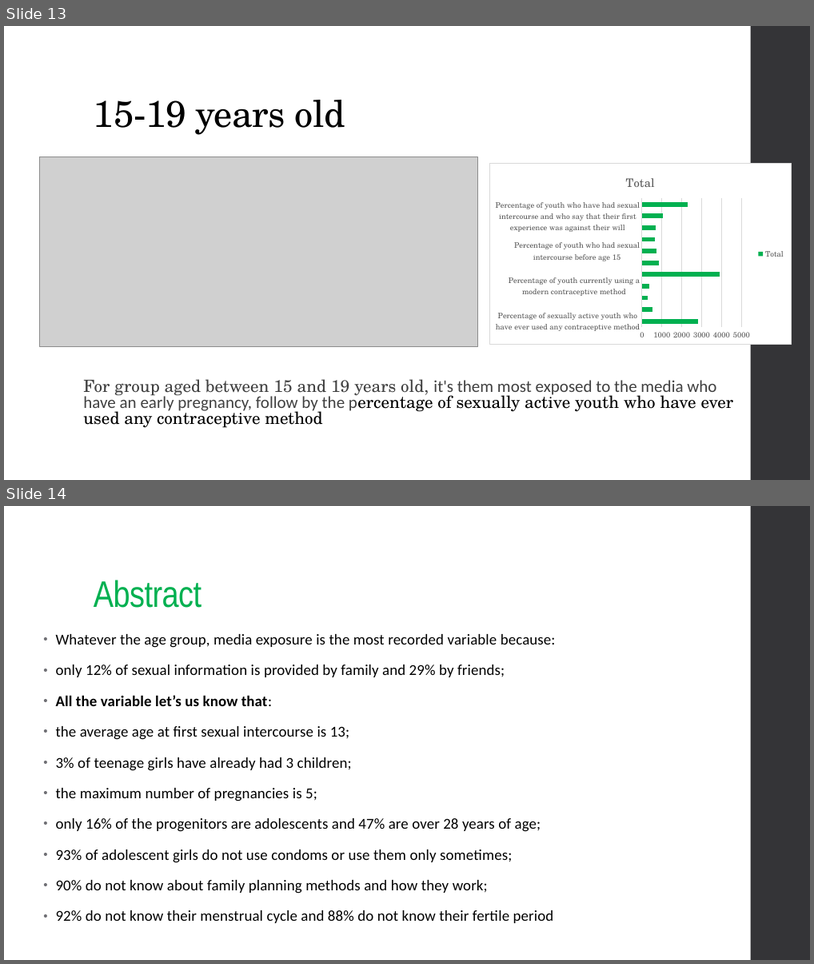
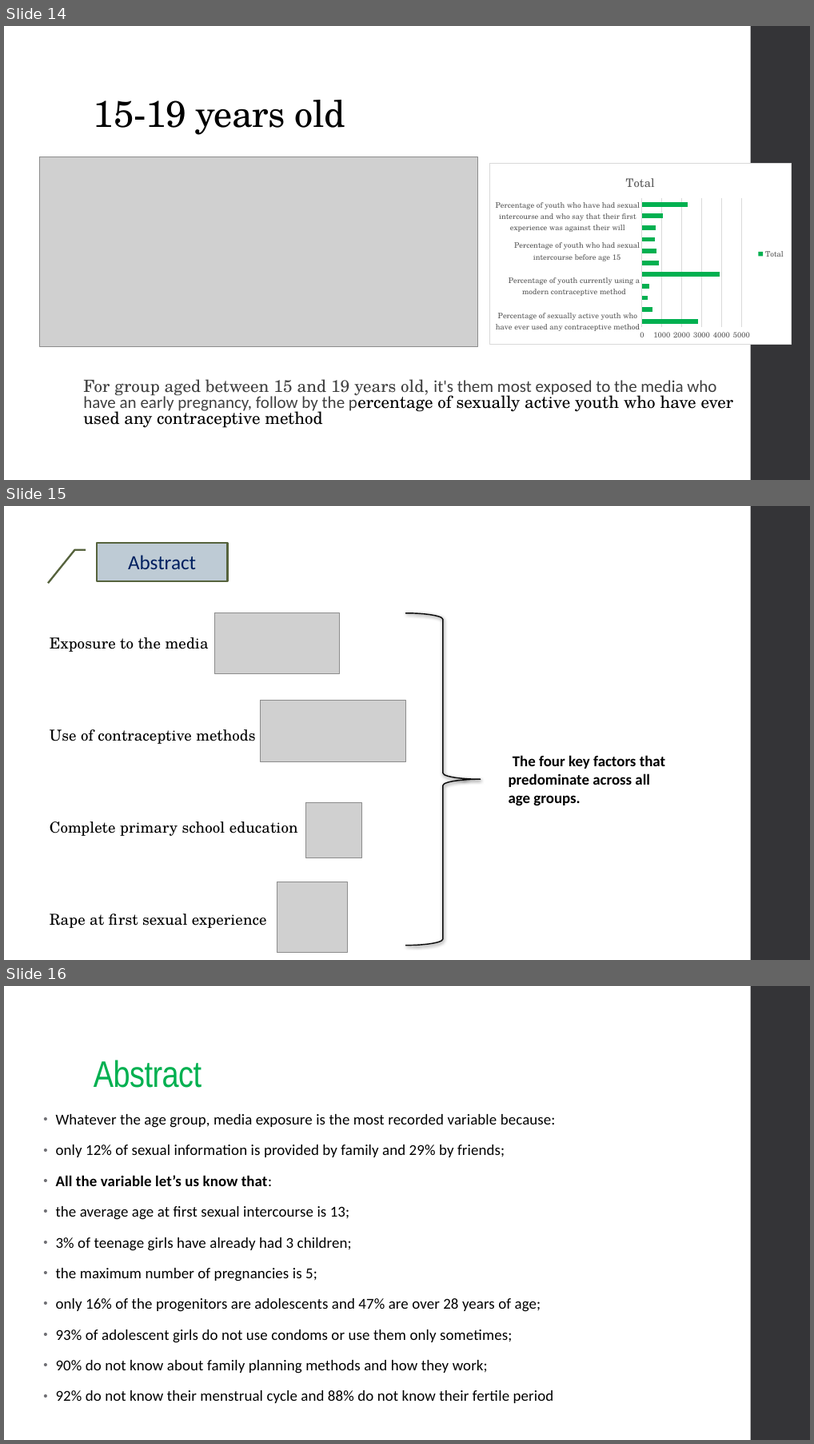
Before and after one commit to Maickery/Child_of_change, a slide deck: Result/Presentation.pptx. Shown one above the other, each under a label of ours: slides 13 and 14 before the commit, slides 14, 15 and 16 after it. The pictures are 814x964 and 814x1444 pixels, drawn with LibreOffice and Linux fonts; fonts in the diff are those of the drawing; grey boxes stand for pictures. Boxes give left, top, right and bottom in pixels: in the first picture for what was removed or moved away, otherwise in the second. Text is boxed around its words. In the diff, an @@ line names an element or a change of style, - is before the commit and + after.

```diff
--- a/Result/Presentation.pptx
+++ b/Result/Presentation.pptx
@@ slide 15 added at (4,506,810,960), background #FFFFFF; not listed: 1 template element that a slide beside it also shows @@
@@ border callout added at (97,543,228,582), fill #BECBD5, outline #56633D 2.25 pt, 24 pt, text #002060 @@
+  Abstract
@@ picture added at (214,613,340,673) @@
@@ right brace added at (406,613,481,945), outline #000000 1.35 pt @@
@@ text added at (50,637,298,928), 18 pt, text #000000 @@
+Exposure to the media
+Use of contraceptive methods
+Complete primary school education
+Rape at first sexual experience
@@ picture added at (261,700,406,762) @@
@@ text added at (509,755,666,806), 18 pt, text #000000, bold @@
+The four key factors that predominate across all age groups.
@@ picture added at (306,803,362,858) @@
@@ picture added at (278,882,348,952) @@
@@ what was slide 13 is now slide 14 @@
@@ what was slide 14 is now slide 16 @@
```
Also in this commit, not shown: 10 slides changed, 2 other slides added, 1 slide removed, 26 other files.
